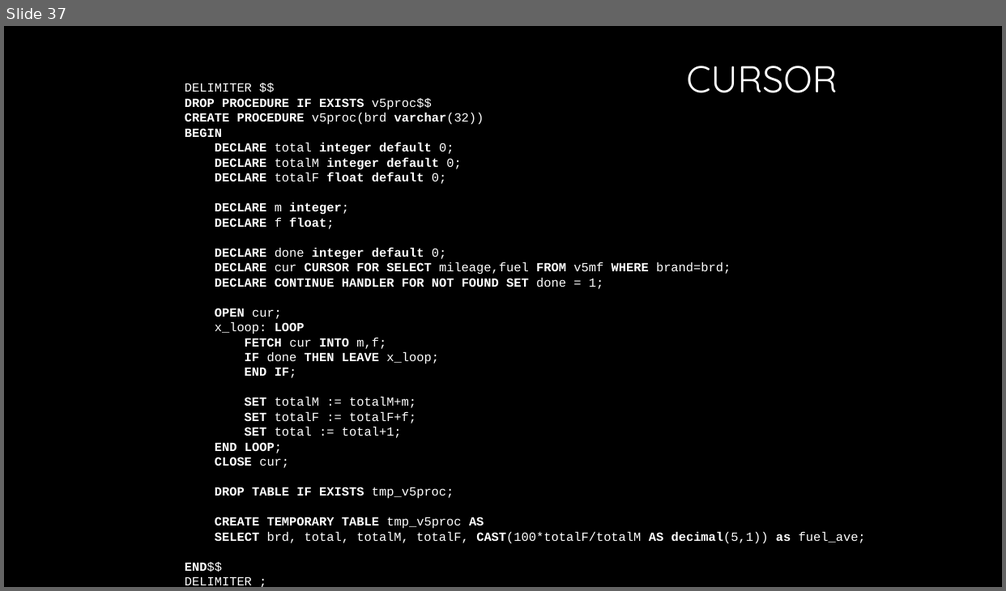
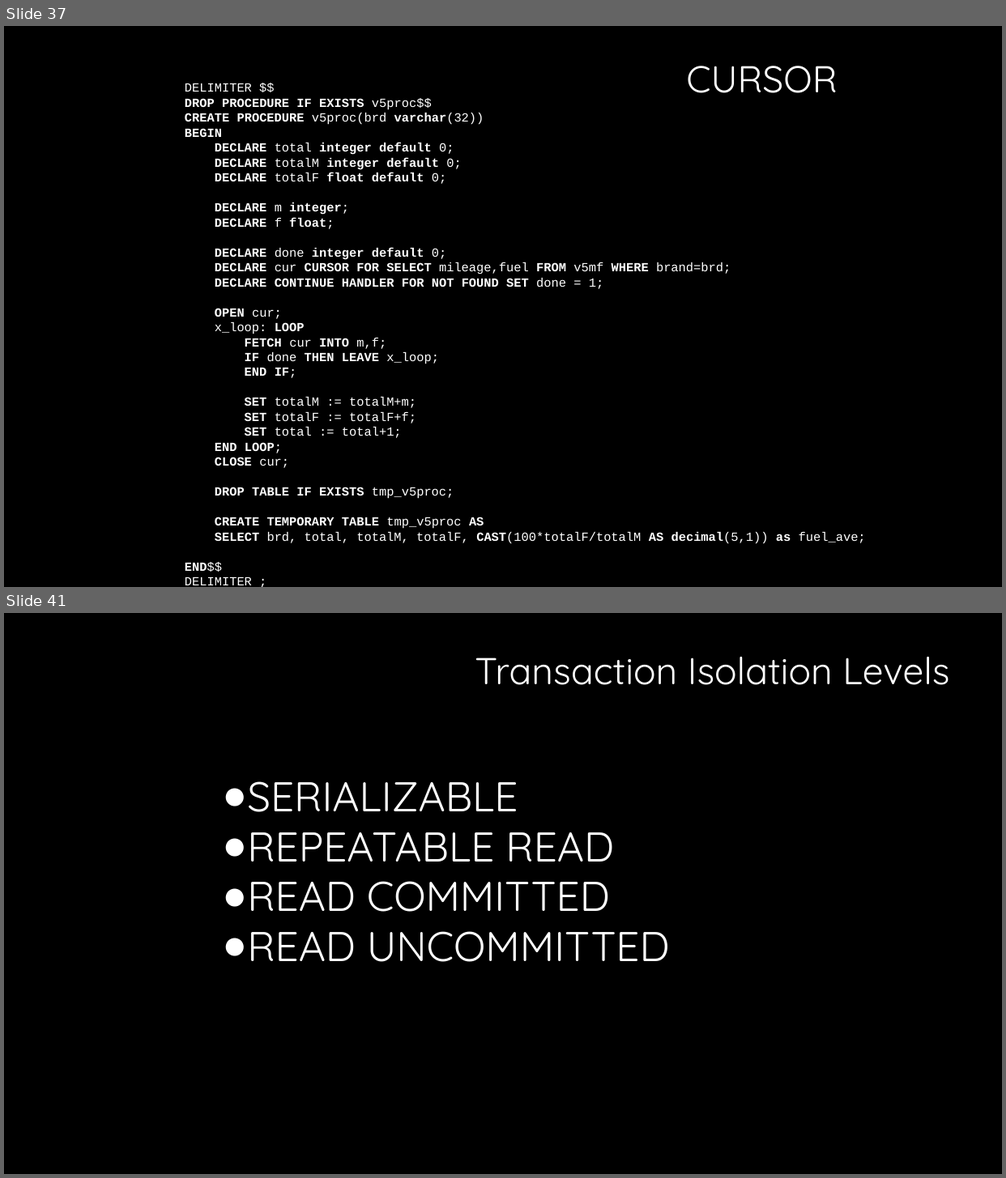
Before and after one commit to InCar/Training, a slide deck: Database/database.pptx. Shown one above the other, each under a label of ours: slide 37 before the commit, slides 37 and 41 after it; the slides between them are not shown. The pictures are 1006x591 and 1006x1178 pixels, drawn with LibreOffice and Linux fonts; fonts in the diff are those of the drawing; background and template pictures are left out. Boxes give left, top, right and bottom in pixels: in the first picture for what was removed or moved away, otherwise in the second. Text is boxed around its words. In the diff, an @@ line names an element or a change of style, - is before the commit and + after.

Commit message:
transaction

```diff
--- a/Database/database.pptx
+++ b/Database/database.pptx
@@ slide 41 added at bbox=[4, 613, 1002, 1174], background #000000 @@
@@ text added at bbox=[475, 657, 949, 685], 36 pt, text #FFFFFF @@
+Transaction Isolation Levels
@@ text added at bbox=[247, 781, 670, 962], 40 pt, text #FFFFFF @@
+● SERIALIZABLE
+● REPEATABLE READ
+● READ COMMITTED
+● READ UNCOMMITTED
```
Also in this commit, not shown: 4 other slides added.
